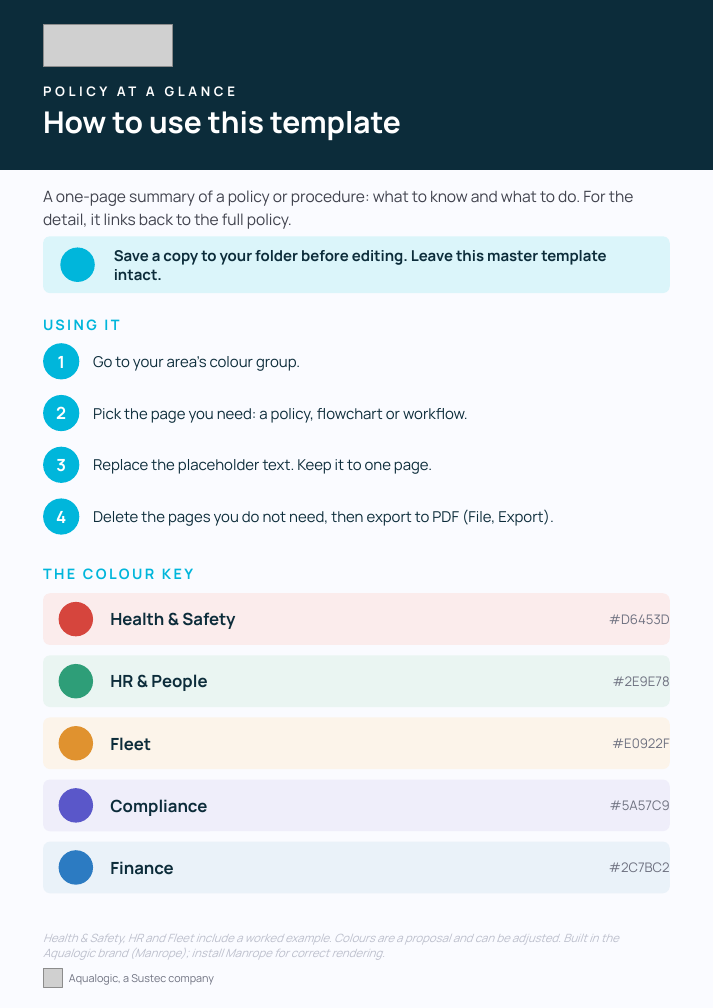
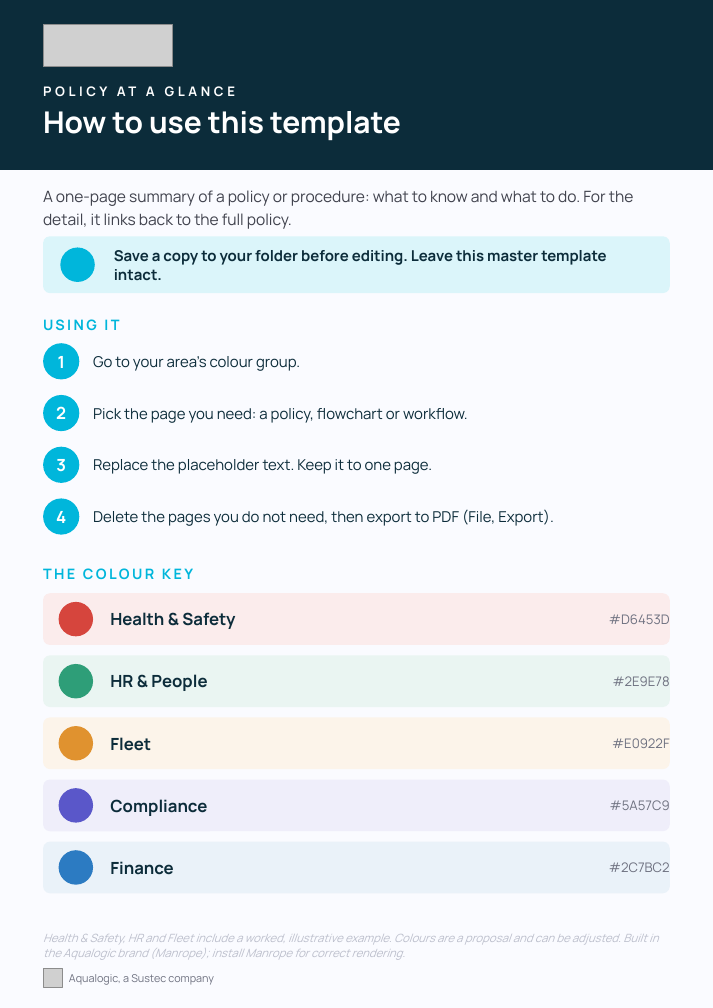
Before and after one commit to AlchemyBranding/aqualogic-brand-portal, a slide deck: slide 1 of public/assets/aqualogic/templates/Aqualogic_Policy_at_a_Glance_Template.pptx. Drawn at 713x1008 pixels with LibreOffice and Linux fonts; fonts in the diff are those of the drawing; grey boxes stand for pictures; background and template pictures are left out. Boxes give left, top, right and bottom in pixels: in the first picture for what was removed or moved away, otherwise in the second. Text is boxed around its words. In the diff, an @@ line names an element or a change of style, - is before the commit and + after.

```diff
--- a/public/assets/aqualogic/templates/Aqualogic_Policy_at_a_Glance_Template.pptx
+++ b/public/assets/aqualogic/templates/Aqualogic_Policy_at_a_Glance_Template.pptx
@@ text at (43, 934, 658, 960): text changed @@
-Health & Safety, HR and Fleet include a worked example. Colours are a proposal and can be adjusted. Built in the Aqualogic brand (Manrope); install Manrope for correct rendering.
+Health & Safety, HR and Fleet include a worked, illustrative example. Colours are a proposal and can be adjusted. Built in the Aqualogic brand (Manrope); install Manrope for correct rendering.
```
Also in this commit, not shown: 3 other slides changed.
